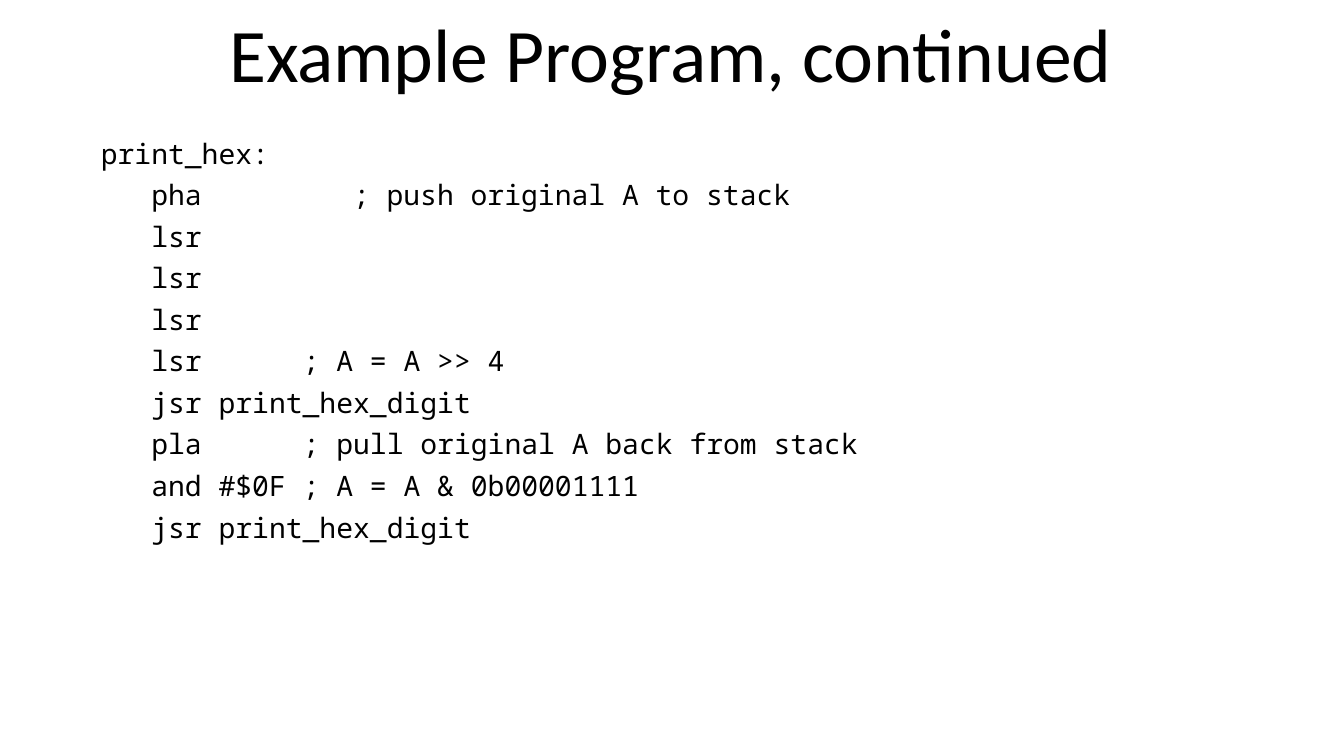
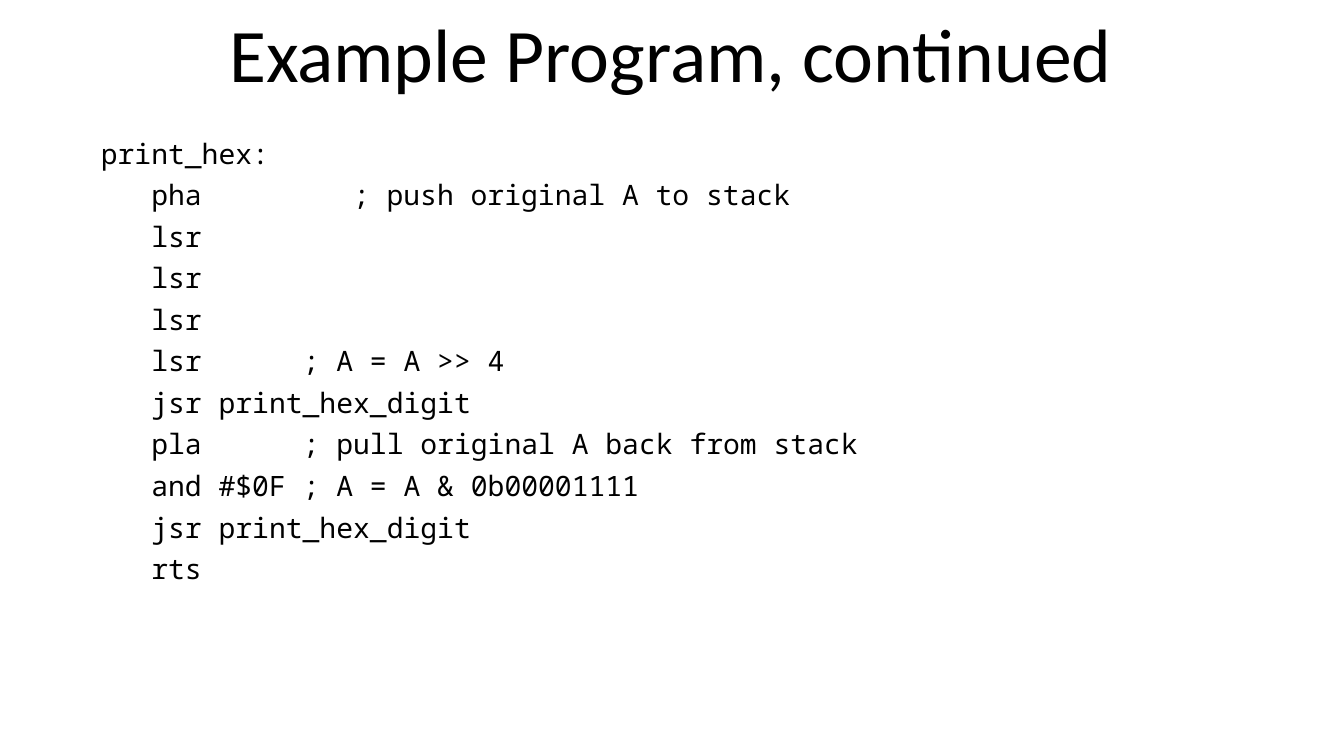
Before and after one commit to SlithyMatt/x16-assembly-tutorial, a slide deck: slide 16 of Lesson4/Lesson4.odp. Drawn at 1344x756 pixels with LibreOffice and Linux fonts; fonts in the diff are those of the drawing. Boxes give left, top, right and bottom in pixels: in the first picture for what was removed or moved away, otherwise in the second. Text is boxed around its words. In the diff, an @@ line names an element or a change of style, - is before the commit and + after.

Commit message:
Lesson 4 example working

```diff
--- a/Lesson4/Lesson4.odp
+++ b/Lesson4/Lesson4.odp
@@ text at bbox=[151, 560, 201, 580]: paragraph added @@
+rts
```
Also in this commit, not shown: 2 other slides changed, 2 other files.
